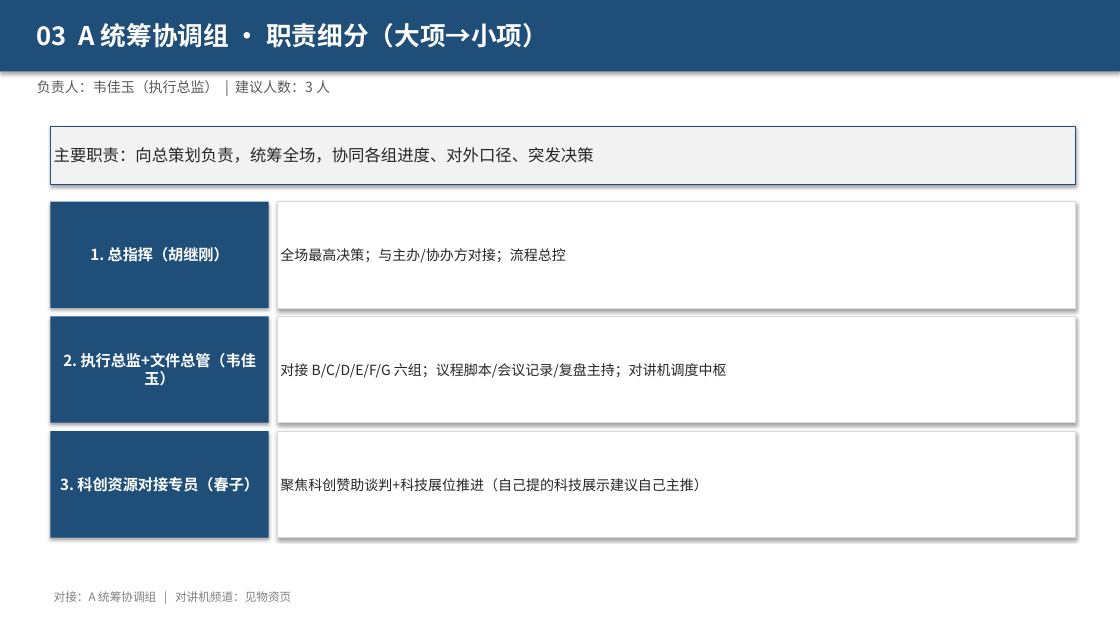
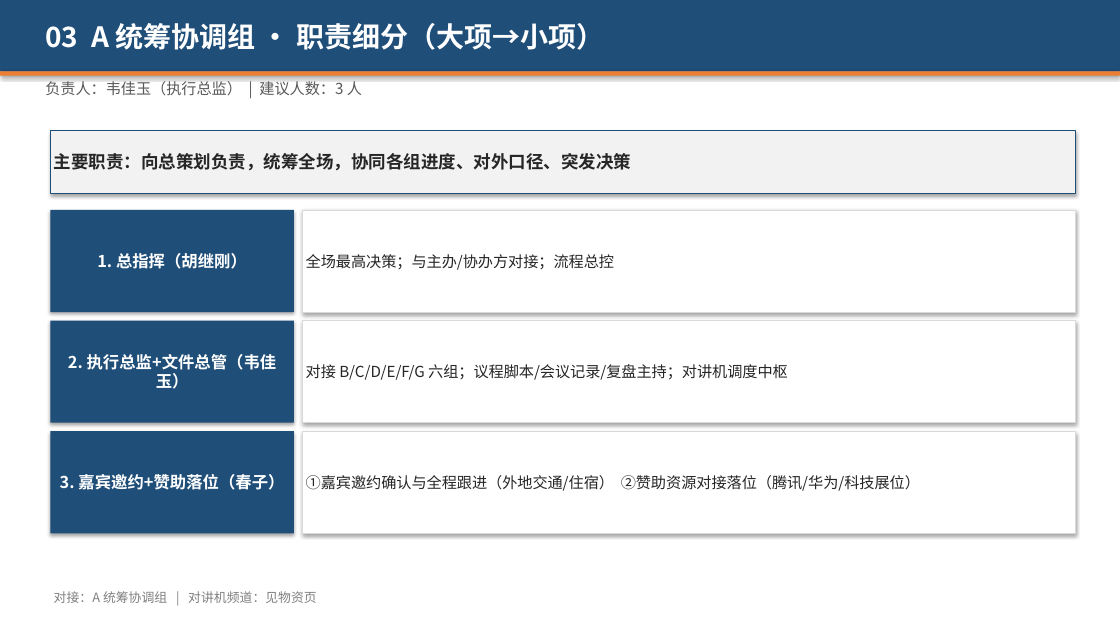
Before and after one commit to hujigang2010-maker/AIDEN, a slide deck: slide 5 of 2026峰会_志愿者分工方案.pptx. Drawn at 1120x630 pixels with LibreOffice and Linux fonts; fonts in the diff are those of the drawing. Boxes give left, top, right and bottom in pixels: in the first picture for what was removed or moved away, otherwise in the second. Text is boxed around its words. In the diff, an @@ line names an element or a change of style, - is before the commit and + after.

```diff
--- a/2026峰会_志愿者分工方案.pptx
+++ b/2026峰会_志愿者分工方案.pptx
@@ text "03 A 统筹协调组 · 职责细分（大项→小项）": place and size @@
-text "03 A 统筹协调组 · 职责细分（大项→小项）" at <box>37,23,548,48</box>
+text "03 A 统筹协调组 · 职责细分（大项→小项）" at <box>45,23,604,50</box>
@@ text "03 A 统筹协调组 · 职责细分（大项→小项）" at <box>45,23,604,50</box>: size 22 to 24 pt @@
@@ rectangle added at <box>0,71,1120,76</box>, fill #ED7D31 @@
@@ text "负责人：韦佳玉（执行总监） | 建议人数：3 人": place and size @@
-text "负责人：韦佳玉（执行总监） | 建议人数：3 人" at <box>37,80,330,93</box>
+text "负责人：韦佳玉（执行总监） | 建议人数：3 人" at <box>45,79,362,95</box>
@@ rectangle "主要职责：向总策划负责，统筹全场，协同各组进度、对外口径、突发决策": place and size @@
-rectangle "主要职责：向总策划负责，统筹全场，协同各组进度、对外口径、突发决策" at <box>50,126,1075,185</box>
+rectangle "主要职责：向总策划负责，统筹全场，协同各组进度、对外口径、突发决策" at <box>50,130,1075,193</box>
@@ rectangle "主要职责：向总策划负责，统筹全场，协同各组进度、对外口径、突发决策" at <box>50,130,1075,193</box>: size 14 to 15 pt, bold on @@
@@ rectangle "1. 总指挥（胡继刚）" at <box>50,210,294,313</box>: size 13 to 14 pt @@
@@ rectangle "1. 总指挥（胡继刚）": place and size @@
-rectangle "1. 总指挥（胡继刚）" at <box>50,202,269,308</box>
+rectangle "1. 总指挥（胡继刚）" at <box>50,210,294,313</box>
@@ size 12 to 13 pt in 3 elements at <box>45,79,362,95</box>, <box>302,321,1075,423</box>, <box>302,210,1075,313</box> @@
@@ rectangle "全场最高决策；与主办/协办方对接；流程总控": place and size @@
-rectangle "全场最高决策；与主办/协办方对接；流程总控" at <box>277,202,1075,308</box>
+rectangle "全场最高决策；与主办/协办方对接；流程总控" at <box>302,210,1075,313</box>
@@ rectangle "2. 执行总监+文件总管（韦佳玉）": place and size @@
-rectangle "2. 执行总监+文件总管（韦佳玉）" at <box>50,317,269,423</box>
+rectangle "2. 执行总监+文件总管（韦佳玉）" at <box>50,321,294,423</box>
@@ rectangle "2. 执行总监+文件总管（韦佳玉）" at <box>50,321,294,423</box>: size 13 to 14 pt @@
@@ rectangle "对接 B/C/D/E/F/G 六组；议程脚本/会议记录/复盘主持；对讲机调度中枢": place and size @@
-rectangle "对接 B/C/D/E/F/G 六组；议程脚本/会议记录/复盘主持；对讲机调度中枢" at <box>277,317,1075,423</box>
+rectangle "对接 B/C/D/E/F/G 六组；议程脚本/会议记录/复盘主持；对讲机调度中枢" at <box>302,321,1075,423</box>
@@ rectangle "3. 嘉宾邀约+赞助落位（春子）": place and size @@
-rectangle "3. 嘉宾邀约+赞助落位（春子）" at <box>50,431,269,538</box>
+rectangle "3. 嘉宾邀约+赞助落位（春子）" at <box>50,431,294,534</box>
@@ rectangle "①嘉宾邀约确认与全程跟进（外地交通/住宿） ②赞助资源对接落位（腾讯/华为/科技展位）": place and size @@
-rectangle "①嘉宾邀约确认与全程跟进（外地交通/住宿） ②赞助资源对接落位（腾讯/华为/科技展位）" at <box>277,431,1075,538</box>
+rectangle "①嘉宾邀约确认与全程跟进（外地交通/住宿） ②赞助资源对接落位（腾讯/华为/科技展位）" at <box>302,431,1075,534</box>
@@ text in rectangle at <box>60,474,284,490</box>: text changed; size 13 to 14 pt @@
-3. 科创资源对接专员（春子）
+3. 嘉宾邀约+赞助落位（春子）
@@ text in rectangle at <box>306,475,920,491</box>: text changed; size 12 to 13 pt @@
-聚焦科创赞助谈判+科技展位推进（自己提的科技展示建议自己主推）
+①嘉宾邀约确认与全程跟进（外地交通/住宿） ②赞助资源对接落位（腾讯/华为/科技展位）
@@ text "对接：A 统筹协调组 | 对讲机频道：见物资页" at <box>54,591,317,603</box>: size 10 to 11 pt @@
```
Also in this commit, not shown: 26 other slides changed, 2 other files.
